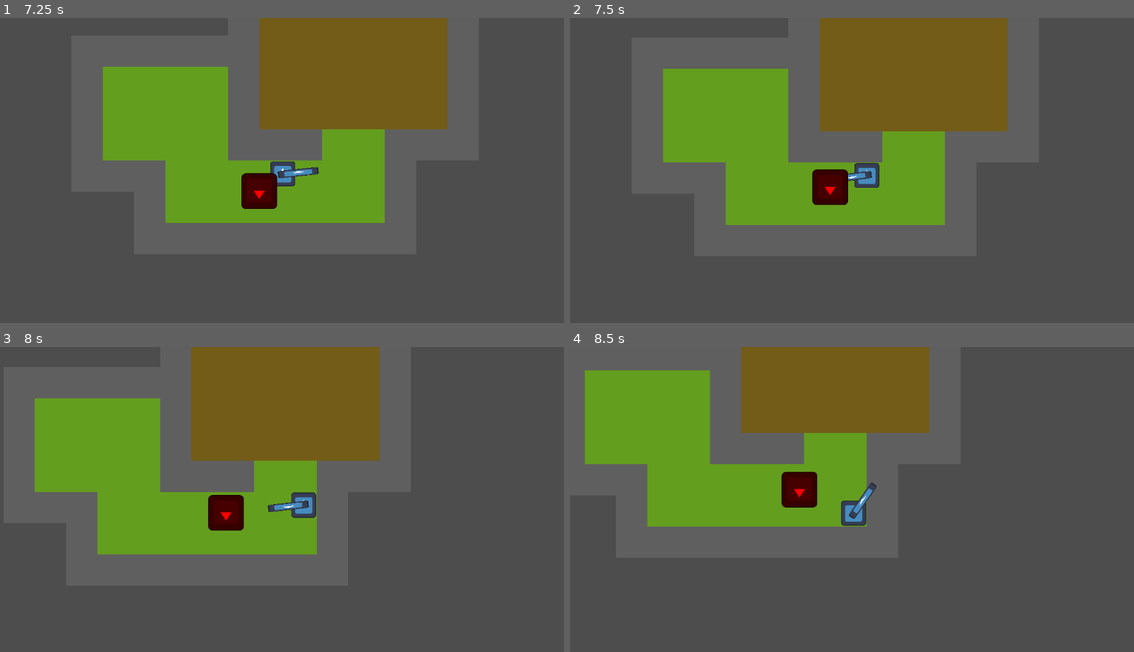
Above: before the commit, frames 1-4 (two rows, left to right).
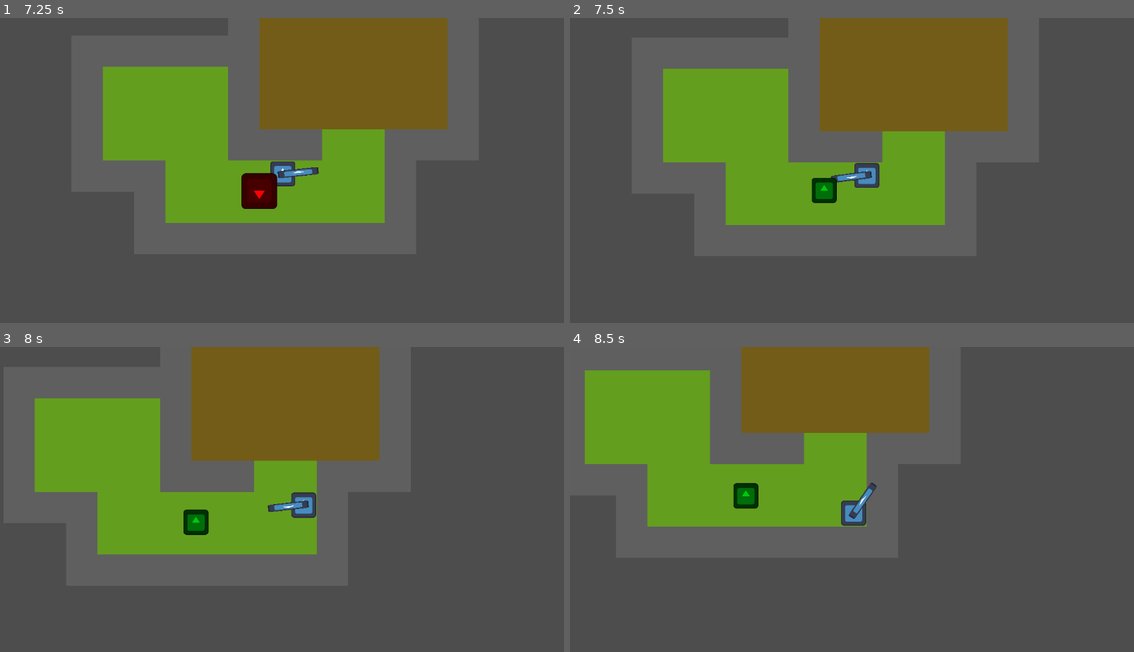
Above: after the commit, the same moments.

Repository: GreenPixel10/Cookjam
Game: Godot game, scene res://Main.tscn
Two runs of this game, one before a commit and one after it. Both use one fixed random seed, a clock stepped at 60 frames per second and the inputs below. The engine's default icon, where the game draws it, is replaced by a stand-in: a white triangle on a blue panel in a dark square.
Inputs (mouse positions are in pixels of both pictures, inside the frame that each line leads up to):
- Up to frame 1 (7.25 s): move the mouse to (406, 161) at 0.52 s; press the mouse at (406, 161) at 0.53 s; hold D (move_right) 0.53-1.28 s; move the mouse to (169, 191) at 1.27 s; release the mouse at (169, 191) at 1.28 s; hold S (move_down) 1.28-2.03 s; click (169, 191) at 1.35 s; move the mouse to (338, 106) at 2.02 s; press the mouse at (338, 106) at 2.03 s; hold D (move_right) 2.03-2.78 s; move the mouse to (253, 240) at 2.77 s; release the mouse at (253, 240) at 2.78 s; hold W (move_up) 2.78-3.53 s; click (253, 240) at 2.85 s; move the mouse to (451, 222) at 3.52 s; press the mouse at (451, 222) at 3.53 s; hold A (move_left) 3.53-5.03 s; move the mouse to (112, 127) at 4.27 s; release the mouse at (112, 127) at 4.28 s; click (112, 127) at 4.35 s; move the mouse to (310, 176) at 5.02 s; press the mouse at (310, 176) at 5.03 s; hold S (move_down) 5.03-5.78 s; move the mouse to (197, 97) at 5.77 s; release the mouse at (197, 97) at 5.78 s; hold D (move_right) 5.78-6.53 s; click (197, 97) at 5.85 s; move the mouse to (406, 161) at 6.52 s; press the mouse at (406, 161) at 6.53 s; hold W (move_up) from 6.53 s (still down)
- Up to frame 2 (7.5 s): move the mouse to (739, 191) at 7.27 s; release W (move_up) at 7.28 s; release the mouse at (739, 191) at 7.28 s; hold D (move_right) from 7.28 s (still down); click (739, 191) at 7.35 s
- Up to frame 3 (8 s): keep holding D (move_right)
- Up to frame 4 (8.5 s): move the mouse to (908, 435) at 8.02 s; release D (move_right) at 8.03 s; press the mouse at (908, 435) at 8.03 s; hold S (move_down) from 8.03 s (still down)

Frame 1 is identical in both runs. In frame 2, 0.8% of the frame differs, in the area x 42-50%, y 49-62%; in frame 3, 1.1%; in frame 4, 1.1%, in the area x 28-44%, y 40-54%.

Commit message:
item manager and item drops

Diff:
--- a/new-game-project/Dungeon.tscn
+++ b/new-game-project/Dungeon.tscn
@@ -1,9 +1,11 @@
-[gd_scene load_steps=9 format=4 uid="uid://dkc776kn8m0qp"]
+[gd_scene load_steps=11 format=4 uid="uid://dkc776kn8m0qp"]
 
 [ext_resource type="Texture2D" uid="uid://dqn3jbq53jyuk" path="res://sprites/tiles/tiles_test.png" id="1_nulmw"]
 [ext_resource type="PackedScene" uid="uid://bxpiyjroigssq" path="res://Character.tscn" id="2_sifhu"]
 [ext_resource type="Script" uid="uid://bwodp7adgdd11" path="res://tile_manager.gd" id="2_slqep"]
 [ext_resource type="PackedScene" uid="uid://doygnbbvdhvap" path="res://Mob.tscn" id="4_gaxvh"]
+[ext_resource type="PackedScene" uid="uid://tobpphuk4uh8" path="res://pickup.tscn" id="5_87d1f"]
+[ext_resource type="Script" uid="uid://cakfg8wgq21f2" path="res://spawn_manager.gd" id="6_igk3i"]
 
 [sub_resource type="PhysicsMaterial" id="PhysicsMaterial_sifhu"]
 
@@ -48,3 +50,9 @@
 
 [node name="Mob" parent="." instance=ExtResource("4_gaxvh")]
 position = Vector2(757, 170)
+
+[node name="pickup" parent="." instance=ExtResource("5_87d1f")]
+position = Vector2(504, 452)
+
+[node name="SpawnManager" type="Node2D" parent="."]
+script = ExtResource("6_igk3i")
--- a/new-game-project/Mob.gd
+++ b/new-game-project/Mob.gd
@@ -1,7 +1,10 @@
 extends Node2D
 
 var speed = 100
-var hp = 100
+var hp = 30
+var death_drops = ["default"]
+
+var pickup = preload("res://pickup.tscn")
 
 func _ready():
 
@@ -23,5 +26,12 @@
 	hp -= dam
 	print("enemy took damage!")
 	if hp <= 0:
-		print("enemy died")
-		queue_free()
+		die()
+
+
+
+func die():
+	print("enemy died")
+	for i in death_drops:
+		SG.SpawnManager.spawn_pickup(i, global_position)
+	queue_free()
--- /dev/null
+++ b/new-game-project/object_manager.gd
@@ -0,0 +1,13 @@
+extends Node
+
+
+
+var objects = { #name : [texture]
+
+	"default" : ["res://icon.svg"]
+
+}
+
+
+func get_texture(item_name):
+	return objects[item_name][0]
--- /dev/null
+++ b/new-game-project/pickup.gd
@@ -0,0 +1,22 @@
+extends Node2D
+
+
+
+
+var type = "none"
+
+
+
+var t = 0
+
+func _ready() -> void:
+	pass
+
+func init(item_type):
+	type = item_type
+	$Sprite.texture = load(ObjectManager.get_texture(type))
+	print("spawning item of type " + type)
+
+func _process(delta: float) -> void:
+	t += delta
+	$Sprite.position.y = sin(t) * 10
--- /dev/null
+++ b/new-game-project/pickup.tscn
@@ -0,0 +1,11 @@
+[gd_scene load_steps=2 format=3 uid="uid://tobpphuk4uh8"]
+
+[ext_resource type="Script" uid="uid://bhwrb204unx6s" path="res://pickup.gd" id="1_iqk3k"]
+
+[node name="Pickup" type="Node2D"]
+script = ExtResource("1_iqk3k")
+
+[node name="Sprite" type="Sprite2D" parent="."]
+modulate = Color(0, 0.78328973, 0.04920364, 1)
+z_index = 1
+scale = Vector2(0.4, 0.4)
--- a/new-game-project/project.godot
+++ b/new-game-project/project.godot
@@ -18,6 +18,7 @@
 [autoload]
 
 SG="*res://sg.gd"
+ObjectManager="*res://object_manager.gd"
 
 [input]
 
@@ -50,6 +51,11 @@
 "events": [Object(InputEventMouseButton,"resource_local_to_scene":false,"resource_name":"","device":-1,"window_id":0,"a …(253 unchanged characters)…
 ]
 }
+pickup={
+"deadzone": 0.2,
+"events": [Object(InputEventKey,"resource_local_to_scene":false,"resource_name":"","device":-1,"window_id":0,"alt_pressed":false,"shift_pressed":false,"ctrl_pressed":false,"meta_pressed":false,"pressed":false,"keycode":0,"physical_keycode":69,"key_label":0,"unicode":101,"location":0,"echo":false,"script":null)
+]
+}
 
 [layer_names]
 
--- a/new-game-project/sg.gd
+++ b/new-game-project/sg.gd
@@ -3,3 +3,4 @@
 #GLOBAL VARS
 var Player : CharacterBody2D
 var Tilemap : TileMapLayer
+var SpawnManager
--- /dev/null
+++ b/new-game-project/spawn_manager.gd
@@ -0,0 +1,13 @@
+extends Node2D
+
+
+var pickup = preload("res://pickup.tscn")
+
+func _ready() -> void:
+	SG.SpawnManager = self
+
+func spawn_pickup(item_name, pos):
+	var drop = pickup.instantiate()
+	drop.init(item_name)
+	drop.position = pos
+	get_parent().add_child(drop)
Not shown, added: new-game-project/object_manager.gd.uid
Not shown, added: new-game-project/pickup.gd.uid
Not shown, added: new-game-project/spawn_manager.gd.uid
